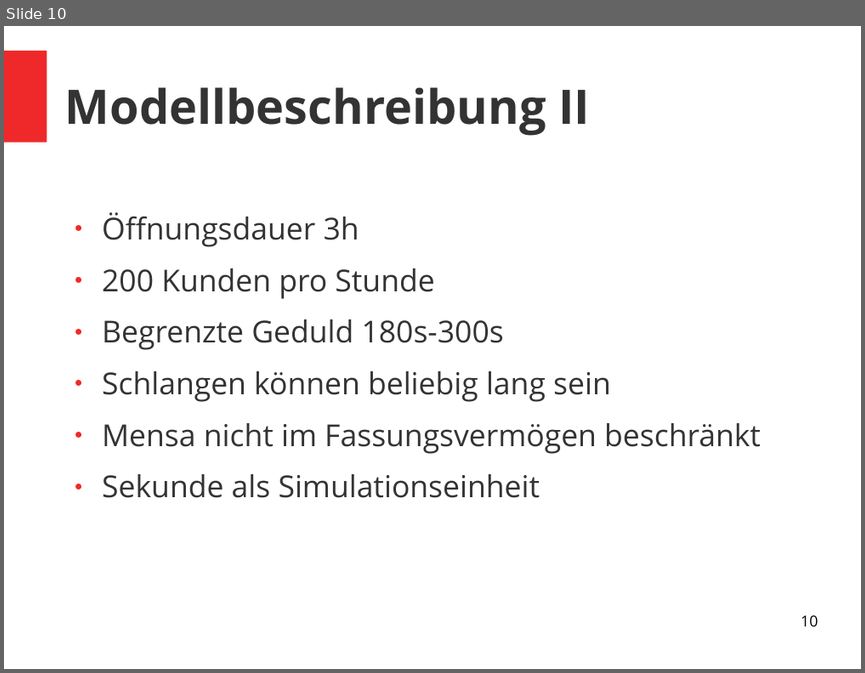
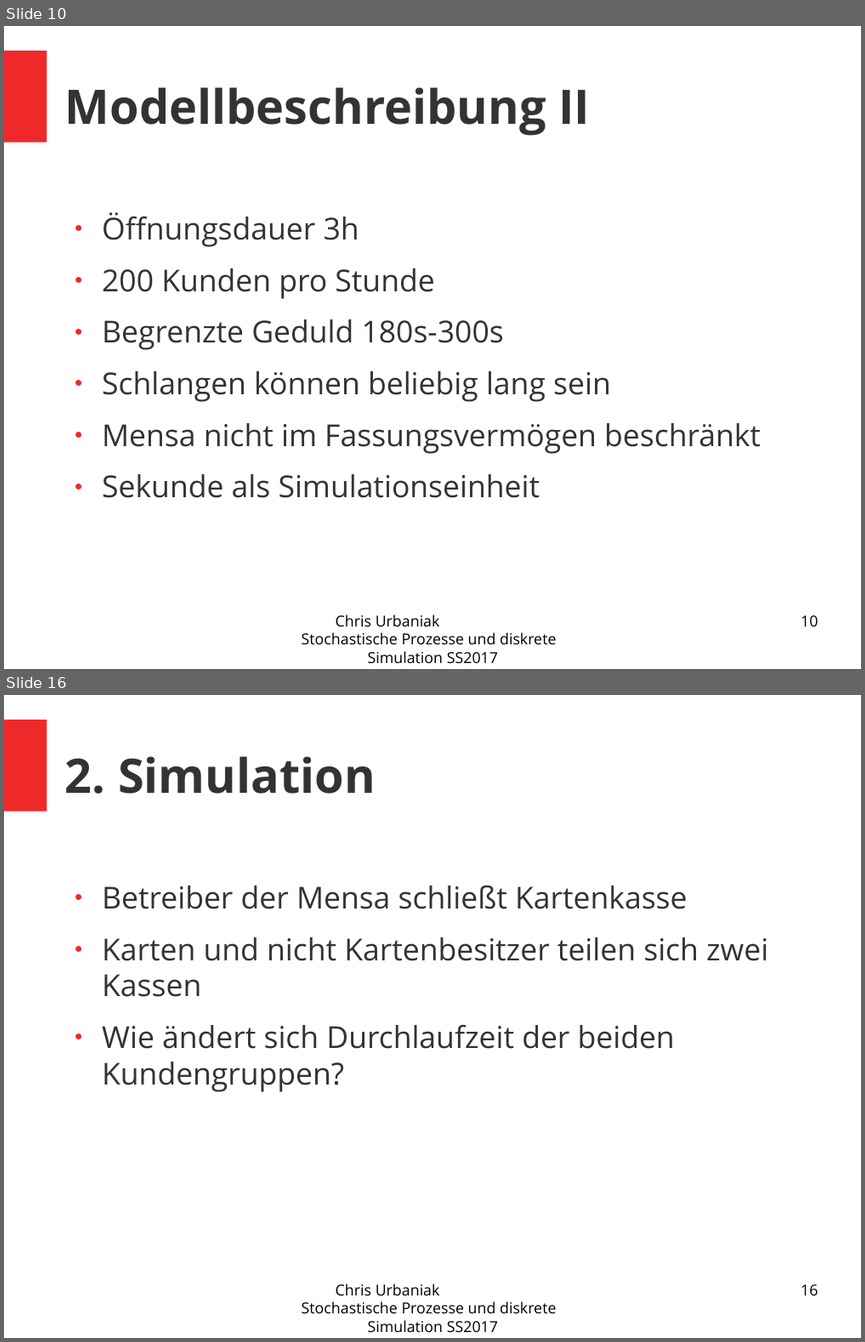
Before and after one commit to nouiteesator/seminar, a slide deck: Präsi.odp. Shown one above the other, each under a label of ours: slide 10 before the commit, slides 10 and 16 after it; the slides between them are not shown. The pictures are 865x673 and 865x1342 pixels, drawn with LibreOffice and Linux fonts; fonts in the diff are those of the drawing. Boxes give left, top, right and bottom in pixels: in the first picture for what was removed or moved away, otherwise in the second. Text is boxed around its words. In the diff, an @@ line names an element or a change of style, - is before the commit and + after.

```diff
--- a/Präsi.odp
+++ b/Präsi.odp
@@ slide 16 added at <box>4,695,861,1338</box>, background #FFFFFF; not listed: 1 template element that a slide beside it also shows @@
@@ title added at <box>65,756,375,794</box>, 44 pt, text #333333, bold @@
+2. Simulation
@@ text added at <box>102,885,768,1092</box>, 28 pt, text #333333 @@
+● Betreiber der Mensa schließt Kartenkasse
+● Karten und nicht Kartenbesitzer teilen sich zwei Kassen
+● Wie ändert sich Durchlaufzeit der beiden Kundengruppen?
@@ text added at <box>302,1283,556,1332</box>, 14 pt, text #000000 @@
+Chris Urbaniak Stochastische Prozesse und diskrete Simulation SS2017
@@ page number added at <box>800,1284,817,1295</box>, 14 pt, text #000000 @@
+16
@@ slide 10 changed as well @@
@@ text added at <box>302,614,556,663</box>, 14 pt, text #000000 @@
+Chris Urbaniak Stochastische Prozesse und diskrete Simulation SS2017
```
Also in this commit, not shown: 8 other slides changed, 14 other slides added, 1 slide removed, 3 other files.
